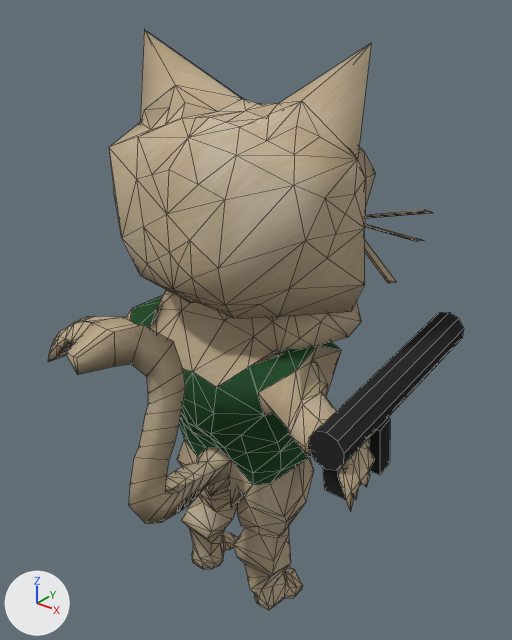
One commit to the Blender file Assets/Templates/Cat4Unit.blend: the scene before it, then after it.
Camera for both pictures: a 50 mm camera at (0.674, -0.817, 1.048) aimed at (0.024, -0.005, 0.544). The lights are fixed; the arrows at lower left show +X, +Y and +Z. Mesh edges are drawn as thin lines.

Objects in the first picture: 'Model'.
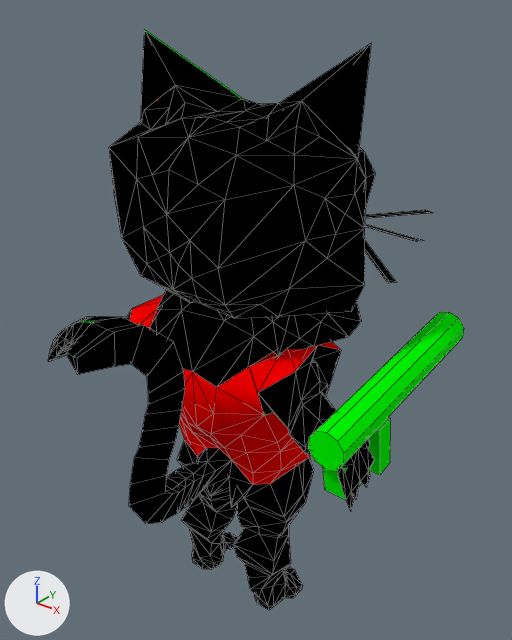
What changed in the scene script:
```text
Add img_blackcat:
    img_blackcat = load_image('blackcat', 'blackcat.png', 1024, 1024, 'sRGB')
Change mat_material:
    mat_material.texture: img_color -> img_blackcat
```

Location of each change, (x1, y1, x2, y2) in pixels of the pictures (512 x 640 px):
'Model', surface changed (beige to black): (48, 29, 464, 610) in both
